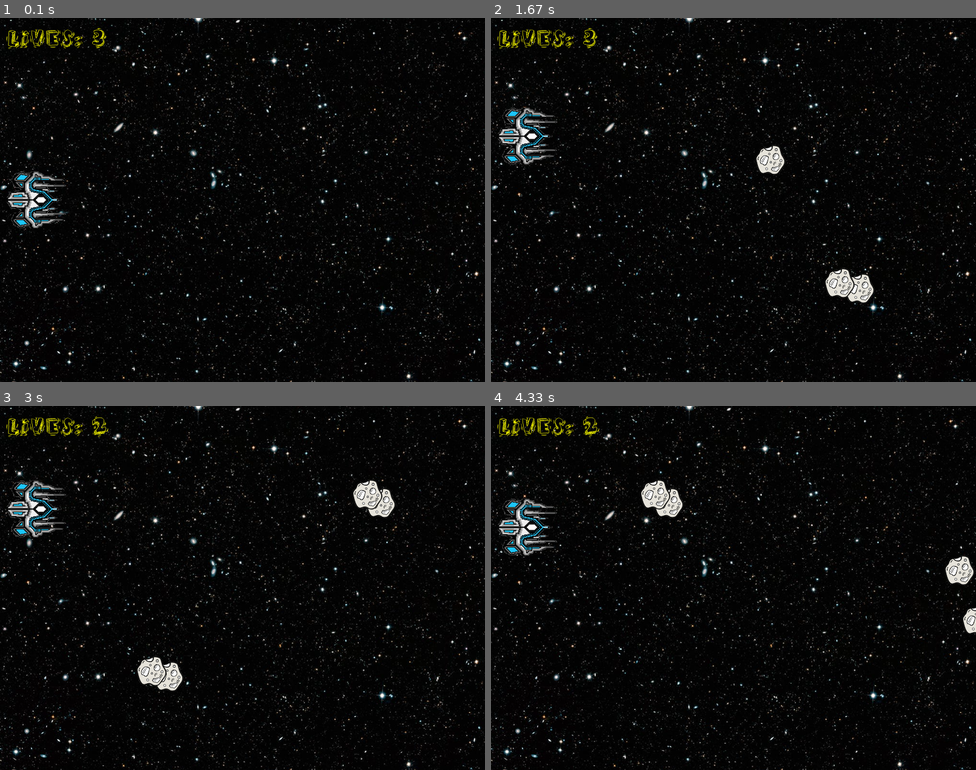
Above: before the commit, frames 1-4 (two rows, left to right).
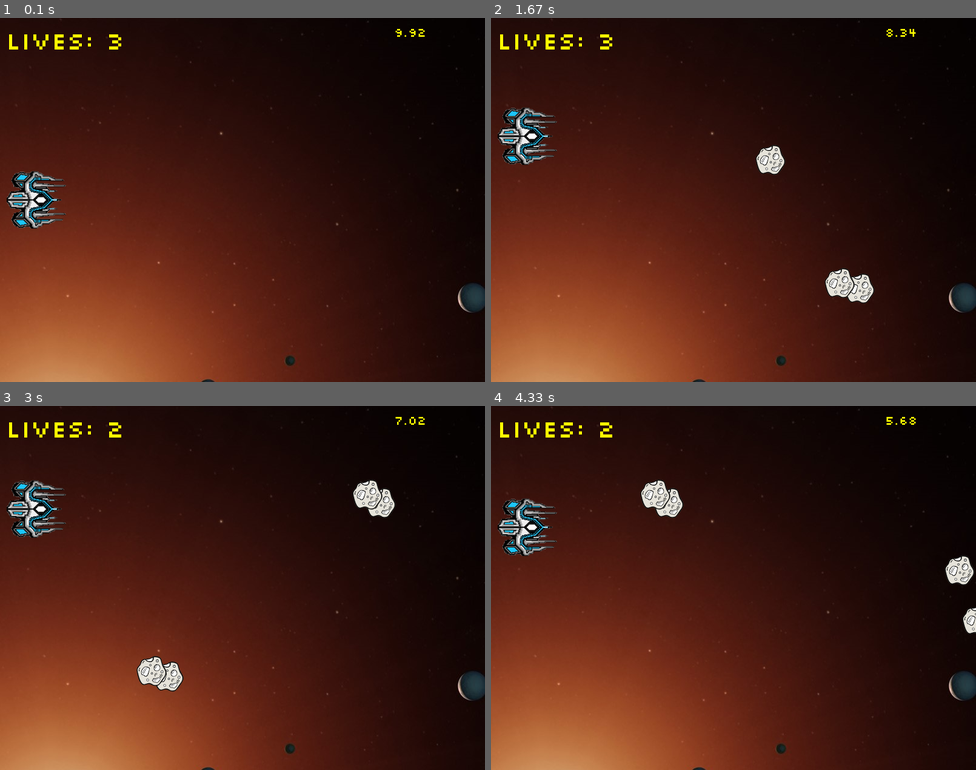
Above: after the commit, the same moments.

Repository: Estela13/proyecto_pygame
Game: pygame game, started from main.py
Two runs of this game, one before a commit and one after it. Both use one fixed random seed, a clock stepped at 60 frames per second and the inputs below.
Inputs:
- Up to frame 1 (0.1 s): no input
- Up to frame 2 (1.67 s): hold Up 0.33-0.8 s; hold Down 0.83-1.13 s; hold Up 1.17-1.53 s; hold Down from 1.57 s (still down)
- Up to frame 3 (3 s): release Down at 1.93 s; hold Up 1.97-2.27 s; hold Down 2.3-2.6 s; hold Up from 2.63 s (still down)
- Up to frame 4 (4.33 s): release Up at 3 s; hold Down 3.03-3.4 s; hold Up 3.43-3.73 s; hold Down 3.77-4.07 s; hold Up from 4.1 s (still down)

The runs differ from the first frame. In frame 1, 74% of the frame differs, in the area x 0-100%, y 0-100%; in frame 2, 72%; in frame 3, 73%; in frame 4, 73%.

Commit message:
temporizador y fin de nivel

Diff:
--- a/main.py
+++ b/main.py
@@ -1,4 +1,4 @@
-from screens import Game
+from the_quest.screens import Game
 
 play = Game()
 play.mainloop()
--- /dev/null
+++ b/the_quest/__init__.py
@@ -0,0 +1,4 @@
+import pygame as pg
+pg.init()
+
+Max_time = 10000
--- a/entities.py
+++ b/the_quest/entities.py
@@ -1,14 +1,16 @@
 from curses import KEY_DOWN, KEY_UP
+from email.mime import image
 import random
 import pygame as pg
 
 
-class Asteroids:
+class Asteroids(pg.sprite.Sprite):
 
     def __init__(self, size, x_max = 800, y_max = 600):
-        asteroid50 = pg.image.load("images/asteroid50.png")
-        asteroid100 = pg.image.load("images/asteroid100.png")
-        asteroid150 = pg.image.load("images/asteroid100.png")
+        super().__init__()
+        asteroid50 = pg.image.load("the_quest/images/asteroid50.png")#pg.image.load("the_quest/images/asteroid50:2.png"),pg.image.load("the_quest/images/asteroid50:3.png"),pg.image.load("the_quest/images/asteroid50:4.png")].convert()
+        asteroid100 = pg.image.load("the_quest/images/asteroid100.png").convert()
+        asteroid150 = pg.image.load("the_quest/images/asteroid150.png").convert()
         self.size = size
         if self.size == 1:
             self.image = asteroid50
@@ -18,21 +20,23 @@
             self.image = asteroid150
         self.w = self.image.get_width()
         self.h = self.image.get_height()
+        self.rect = self.image.get_rect()
+
         self.center_x = random.randint(x_max, x_max + 600)
         self.center_y = random.randrange(y_max - self.w)
+
+        self.vx = -5
 
 
     def speed(self, vx):
         self.vx = vx
 
-    def move(self, x_max, y_max):
+    def update(self, x_max, y_max):
         self.center_x += self.vx
         if self.center_x < 0 - self.w:
             for a in range(5):
                 self.center_x = random.randint(x_max, x_max + 30)
                 self.center_y = random.randrange(y_max - self.w)
-
-        return "point"
 
 
 
@@ -58,16 +62,17 @@
         return self.center_y + self.h // 2
 
 
-class Spaceship:
-    def __init__(self, vy, y_max = 600):
-        image = pg.image.load("images/spaceRocket.png")
+class Spaceship(pg.sprite.Sprite):
+    def __init__(self, center_x=60, vy = 2, y_max = 600):
+        super().__init__()
+        image = pg.image.load("the_quest/images/spaceRocket.png")
+        self.center_x = center_x
         self.img = image
-        self.center_x = 60
         self.center_y = y_max // 2
+        self.vy = vy
         self.w = self.img.get_width()
         self.h= self.img.get_height()
         #self.imagen_redimensionada = pg.transform.scale(self.img, (100, 100))
-        self.vy = vy
         self.lives = 3
 
 
--- a/screens.py
+++ b/the_quest/screens.py
@@ -1,33 +1,40 @@
 import pygame as pg
-from entities import Asteroids, Spaceship
+from the_quest import Max_time
+from the_quest.entities import Asteroids, Spaceship
 import random
+import math
 
 pg.init()
 class Game:
     def __init__(self):
         self.main_screen = pg.display.set_mode((800, 600))
         pg.display.set_caption("THE QUEST")
-        self.background = pg.image.load("images/starbg.png").convert()
+        self.background = pg.image.load("the_quest/images/James-Webb-Peers-Into-TRAPPIST-1-a-Star-System-Full-of.jpeg").convert()
+        self.background_endlevel = pg.image.load("the_quest/images/James-Webb-Peers-Into-TRAPPIST-1-a-Star-System-Full-of.jpeg").convert()
         self.background_width = self.background.get_width()
         self.clock = pg.time.Clock()
+        self.timer = Max_time
         self.lives = 3
-        self.livesMarker = pg.font.Font("fonts/PEOPLE BOOK.otf", 40)
-        self.spaceship = Spaceship(5)
+        self.x = 0
+        self.y = 0
+        self.livesMarker = pg.font.Font("the_quest/fonts/Silkscreen-Regular.ttf", 40)
+        self.timerMarker = pg.font.Font("the_quest/fonts/Silkscreen-Regular.ttf", 20)
+        self.spaceship = Spaceship(60, 5)
+        self.game_over = False
 
     def mainloop(self):
         self.FPS = 50
+        self.asteroidsCount = 0
         self.asteroids = []
-        self.asteroidsCount = 0
         for i in range(5):
             asteroid = Asteroids(1)
             asteroid.speed(-5)
             self.asteroids.append(asteroid)
             i += 1
 
-        self.game_over = False
-
         while not self.game_over:
-            self.clock.tick(self.FPS)
+            game_time = self.clock.tick(self.FPS)
+            self.timer -= game_time
             for event in pg.event.get():
                 if event.type == pg.QUIT:
                     self.game_over = True
@@ -50,11 +57,13 @@
                         spaceship.vy = 1
             """
 
-            self.main_screen.blit(self.background, (0, 0))
+            self.main_screen.blit(self.background, (self.x, self.y))
 
             for asteroid in self.asteroids:
-                points = asteroid.move(800, 600)
+                asteroid.update(800, 600)
                 asteroid.draw(self.main_screen)
+                #if asteroid.center_x < 0 - asteroid.w:
+                    #self.asteroids.pop(self.asteroids.index(asteroid))
                 if asteroid.left <= self.spaceship.right and asteroid.down >= self.spaceship.up and asteroid.up <= self.spaceship.down and asteroid.left >= self.spaceship.left:
                     self.lives -= 1
                     self.asteroids.pop(self.asteroids.index(asteroid))
@@ -63,14 +72,27 @@
                         asteroid.speed(-5)
                         self.asteroids.append(asteroid)
                     if self.lives == 0:
-                        self.game_over = True
+                       self.game_over = True
+
+                if self.timer <= 0:
+                    self.x -= 1
+                    if self.x <= -500:
+                        self.main_screen.blit(self.background, (-500, 0))
+                        self.spaceship.center_x += 1
+                        if self.spaceship.center_x >= 500:
+                            self.spaceship.center_x = 500
+                            #fin de nivel
 
 
             self.spaceship.move(pg.K_UP, pg.K_DOWN)
             self.spaceship.draw(self.main_screen)
+            #sprites.update(800, 600)
+            #sprites.draw(self.main_screen)
 
             p1 = self.livesMarker.render("Lives: " + str(self.lives), True, (255, 255, 0))
+            t1 = self.timerMarker.render(str(self.timer / 1000), True, (255, 255, 0))
             self.main_screen.blit(p1, (10,10))
+            self.main_screen.blit(t1, (650,10))
             pg.display.update()
             pg.display.flip()
 
Binary file removed: images/asteroid50.png
Renamed: fonts/Magical Story.ttf -> the_quest/fonts/Magical Story.ttf
Renamed: fonts/PEOPLE BOOK.otf -> the_quest/fonts/PEOPLE BOOK.otf
Binary file added: the_quest/fonts/Silkscreen-Regular.ttf
Binary file added: the_quest/images/211018-white-dwarf-planet-mn-1047-f536cd.jpeg
Binary file added: the_quest/images/James-Webb-Peers-Into-TRAPPIST-1-a-Star-System-Full-of.jpeg
Binary file added: the_quest/images/Untitled-design-2021-04-03T102514.280.jpg
Renamed: images/asteroid100.png -> the_quest/images/asteroid100.png
Renamed: images/asteroid150.png -> the_quest/images/asteroid150.png
Binary file added: the_quest/images/asteroid50.png
Binary file added: the_quest/images/asteroid50:2.png
Binary file added: the_quest/images/asteroid50:3.png
(and 7 more such lines)
